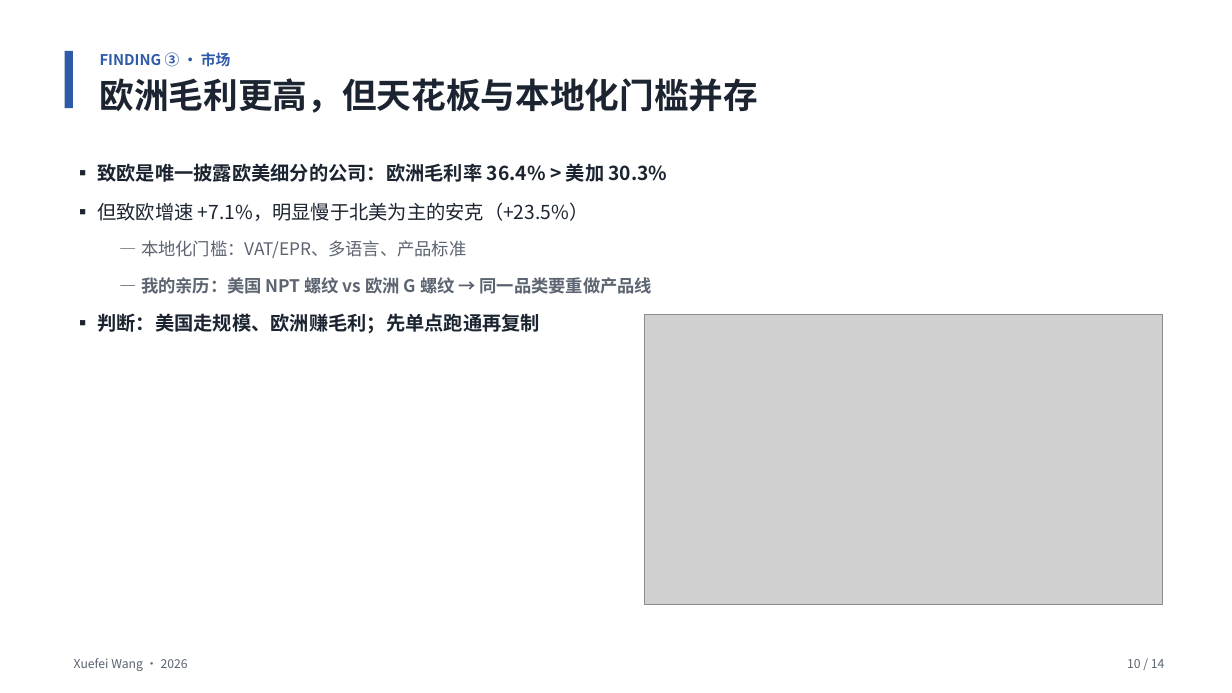
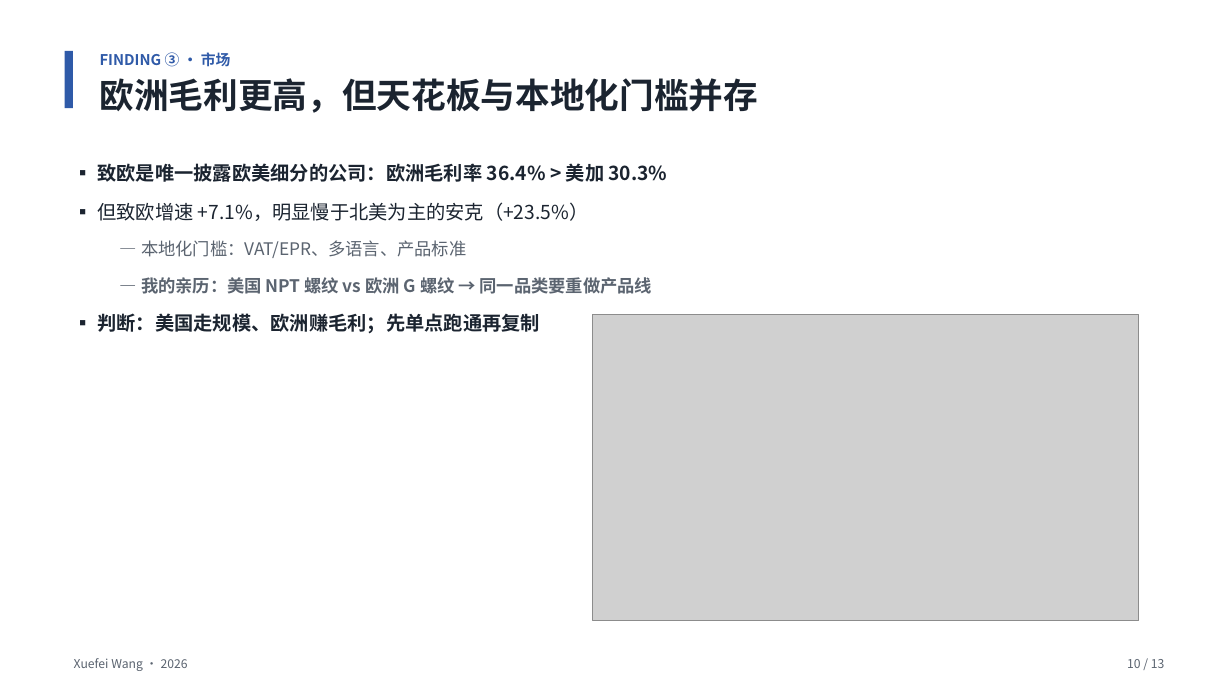
Before and after one commit to Ashely-sudo/cross-border-analysis, a slide deck: slide 10 of presentation/中国跨境电商出海赛道分析-项目故事-v2.pptx. Drawn at 1232x693 pixels with LibreOffice and Linux fonts; fonts in the diff are those of the drawing; grey boxes stand for pictures. Boxes give left, top, right and bottom in pixels: in the first picture for what was removed or moved away, otherwise in the second. Text is boxed around its words. In the diff, an @@ line names an element or a change of style, - is before the commit and + after.

```diff
--- a/presentation/中国跨境电商出海赛道分析-项目故事-v2.pptx
+++ b/presentation/中国跨境电商出海赛道分析-项目故事-v2.pptx
@@ picture: place and size @@
-picture at (645, 314, 1163, 604)
+picture at (592, 314, 1139, 621)
@@ text at (1127, 659, 1164, 668): text changed @@
-10 / 14
+10 / 13
```
Also in this commit, not shown: 12 other slides changed, 1 slide removed.
